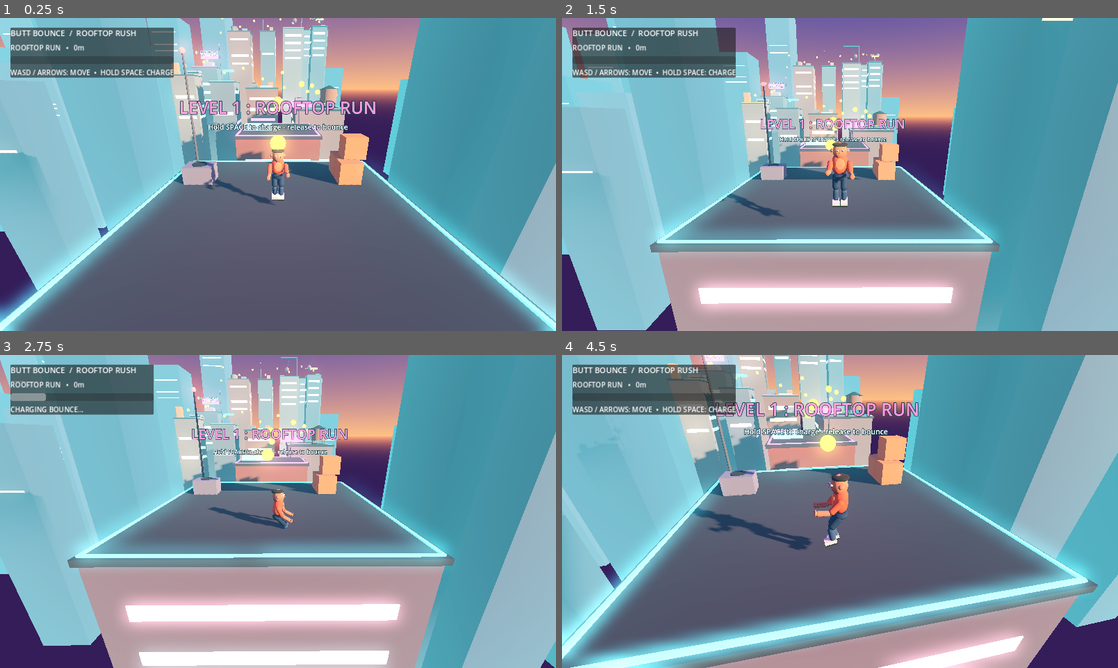
Above: before the commit, frames 1-4 (two rows, left to right).
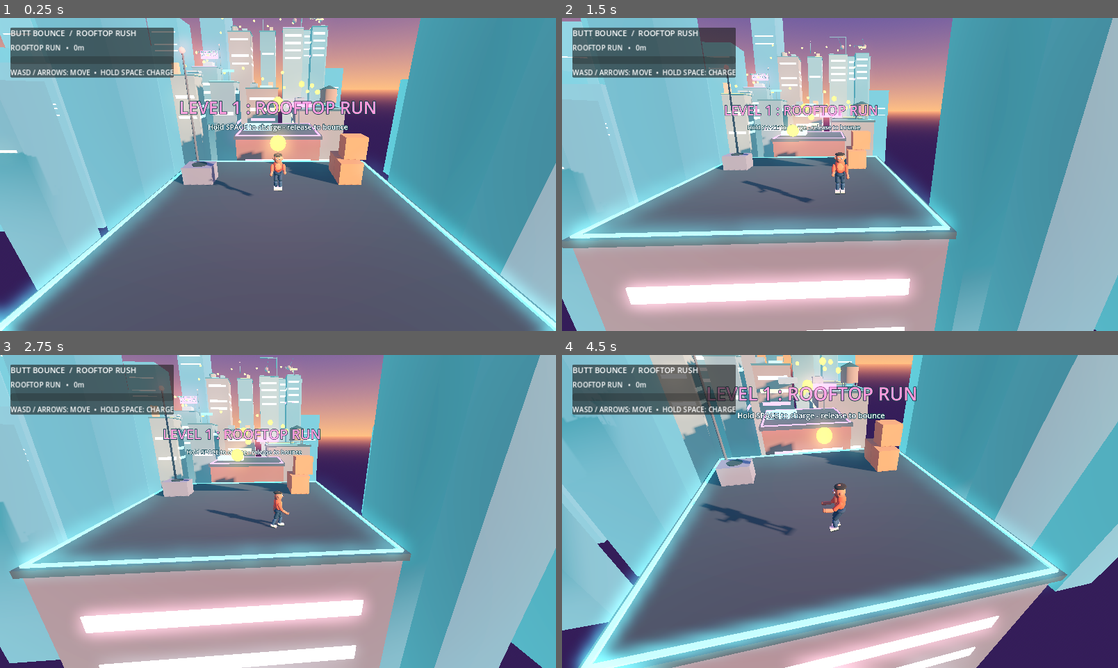
Above: after the commit, the same moments.

Repository: wahwaeknoor-2008/Butt-Bounce
Game: Godot game, scene res://scenes/rooftop_rush.tscn
The game is run twice, just before and just after one commit, with the same random seed, the same clock (stepped at 60 frames per second) and the same inputs.
Inputs:
- Up to frame 1 (0.25 s): no input
- Up to frame 2 (1.5 s): tap Enter at 0.5 s; hold D 0.53-1.28 s; hold Space 0.53-1.28 s; tap R at 0.6 s; hold S from 1.28 s (still down); tap Space at 1.35 s
- Up to frame 3 (2.75 s): tap Space at 1.52, 1.82 s; tap R at 1.55, 2.1 s; release S at 2.03 s; hold D from 2.03 s (still down); hold Space from 2.03 s (still down)
- Up to frame 4 (4.5 s): release D at 2.78 s; release Space at 2.78 s; hold W 2.78-3.53 s; tap R at 2.85, 4.35 s; tap Space at 3.02, 3.32 s; hold Space 3.53-4.28 s; hold A from 3.53 s (still down)

The runs differ from the first frame. In frame 1, 0.5% of the frame differs, in the area x 36-53%, y 41-60%; in frame 2, 39%; in frame 3, 42%, in the area x 0-100%, y 0-100%; in frame 4, 39%.

Commit message:
Fix Spacebar bounce, landing and character ground pose

Diff:
--- a/scripts/player.gd
+++ b/scripts/player.gd
@@ -7,8 +7,8 @@
 
 @export var gravity: float = 25.0
 @export var max_charge_time: float = 1.45
-@export var min_launch_up: float = 10.0
-@export var max_launch_up: float = 19.0
+@export var min_launch_up: float = 13.0
+@export var max_launch_up: float = 22.0
 @export var min_launch_forward: float = 9.0
 @export var max_launch_forward: float = 17.0
 @export var walk_speed: float = 4.8
@@ -24,6 +24,7 @@
 @onready var source_character: Node3D = $Visual/ParkourCharacter
 
 var _charging := false
+var _space_down := false
 var _charge_time := 0.0
 var _last_direction := Vector3(0, 0, -1)
 var _spawn_position := Vector3(0, 1.05, 4.0)
@@ -75,7 +76,7 @@
 		_last_direction = input_dir.normalized()
 
 	var was_on_floor := is_on_floor()
-	var charge_held := Input.is_key_pressed(KEY_SPACE)
+	var charge_held := _space_down
 
 	if was_on_floor:
 		velocity.y = minf(velocity.y, 0.0)
@@ -142,7 +143,7 @@
 
 	# Detect the first frame the bouncing player touches the floor while
 	# descending. Start the seated landing, then blend back to standing.
-	if _bounce_in_air and not was_on_floor and is_on_floor() and vertical_speed_before_slide <= 0.0:
+	if _bounce_in_air and is_on_floor() and vertical_speed_before_slide <= 0.0:
 		_begin_butt_landing()
 
 	_update_character_animation(delta, input_dir)
@@ -155,9 +156,12 @@
 		_was_below_world = false
 
 
-func _unhandled_key_input(event: InputEvent) -> void:
-	if event is InputEventKey and event.pressed and not event.echo and event.keycode == KEY_R:
-		_respawn(false)
+func _input(event: InputEvent) -> void:
+	if event is InputEventKey:
+		if event.keycode == KEY_SPACE or event.physical_keycode == KEY_SPACE:
+			_space_down = event.pressed
+		if event.pressed and not event.echo and event.keycode == KEY_R:
+			_respawn(false)
 
 
 func _read_movement_input() -> Vector3:
@@ -189,6 +193,7 @@
 	var forward_power := lerpf(min_launch_forward, max_launch_forward, ratio)
 	var upward_power := lerpf(min_launch_up, max_launch_up, ratio)
 
+	floor_snap_length = 0.0
 	visual.rotation.y = atan2(launch_direction.x, launch_direction.z)
 	velocity.x = launch_direction.x * forward_power
 	velocity.z = launch_direction.z * forward_power
@@ -221,6 +226,7 @@
 
 
 func _begin_butt_landing() -> void:
+	floor_snap_length = 0.22
 	_bounce_in_air = false
 	_charging = false
 	_charge_time = 0.0
@@ -229,12 +235,19 @@
 	charge_updated.emit(0.0)
 
 
+func take_hazard_hit() -> void:
+	# Called by rooftop hazard Area3D nodes.
+	_respawn(true)
+
+
 func set_checkpoint(position: Vector3) -> void:
 	_checkpoint_position = position + Vector3.UP * 1.0
 	_checkpoint_active = true
 
 
 func _respawn(play_fail: bool) -> void:
+	floor_snap_length = 0.22
+	_space_down = false
 	global_position = _checkpoint_position if _checkpoint_active else _spawn_position
 	velocity = Vector3.ZERO
 	_charging = false
@@ -255,6 +268,8 @@
 func _build_character_rig() -> void:
 	_rig_root = Node3D.new()
 	_rig_root.name = "AnimatedCharacterRig"
+	_rig_root.scale = Vector3(0.72, 0.72, 0.72)
+	_rig_root.position.y = 0.32
 	visual.add_child(_rig_root)
 
 	var skin_material := _make_material(SKIN)
@@ -507,7 +522,7 @@
 	_set_rotation(_left_knee, Vector3.ZERO, blend)
 	_set_rotation(_right_knee, Vector3.ZERO, blend)
 
-	_rig_root.position.y = lerpf(_rig_root.position.y, 0.012 * sin(_animation_time * 2.0), blend)
+	_rig_root.position.y = lerpf(_rig_root.position.y, 0.32 + 0.012 * sin(_animation_time * 2.0), blend)
 
 
 func _apply_walk_pose(speed: float, blend: float) -> void:
@@ -528,7 +543,7 @@
 
 	_set_rotation(_torso_pivot, Vector3(-0.10, 0.0, 0.0), blend)
 	_set_rotation(_head_pivot, Vector3(0.04, 0.0, 0.0), blend)
-	_rig_root.position.y = lerpf(_rig_root.position.y, 0.0, blend)
+	_rig_root.position.y = lerpf(_rig_root.position.y, 0.32, blend)
 
 
 func _apply_jump_pose(blend: float) -> void:
@@ -548,7 +563,7 @@
 
 	_set_rotation(_torso_pivot, Vector3(-0.12, 0.0, 0.0), blend)
 	_set_rotation(_head_pivot, Vector3(0.04, 0.0, 0.0), blend)
-	_rig_root.position.y = lerpf(_rig_root.position.y, 0.02, blend)
+	_rig_root.position.y = lerpf(_rig_root.position.y, 0.34 + 0.025 * sin(_animation_time * 7.5), blend)
 
 
 func _apply_sit_pose(weight: float, charge_ratio: float, blend: float) -> void:
@@ -571,7 +586,7 @@
 	_set_rotation(_left_elbow, Vector3(-0.70 * sit, 0.0, 0.0), blend)
 	_set_rotation(_right_elbow, Vector3(-0.70 * sit, 0.0, 0.0), blend)
 
-	_rig_root.position.y = lerpf(_rig_root.position.y, -0.23 * sit, blend)
+	_rig_root.position.y = lerpf(_rig_root.position.y, lerpf(0.32, 0.16, sit), blend)
 
 
 func _set_rotation(node: Node3D, target: Vector3, blend: float) -> void:
